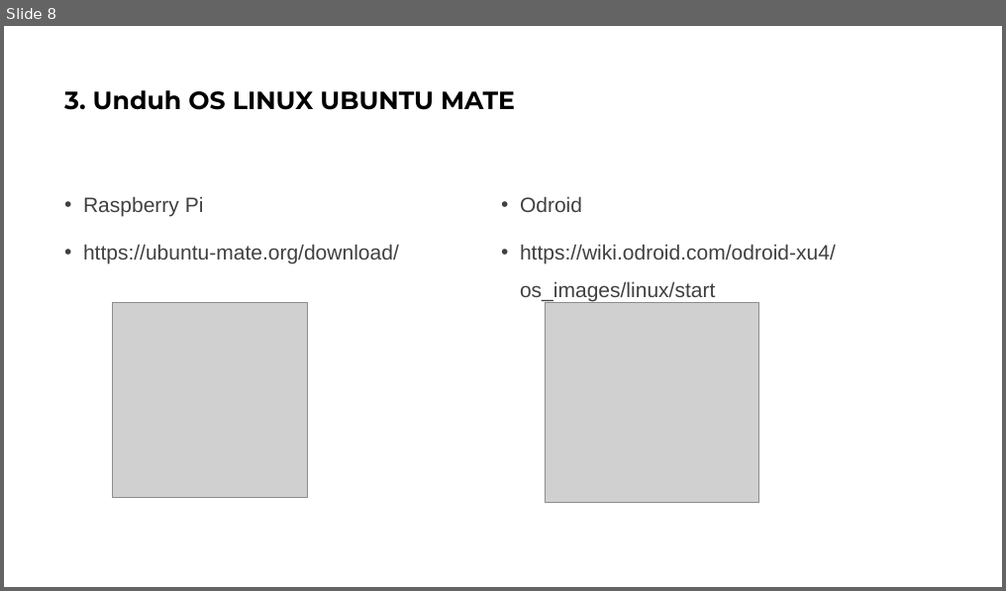
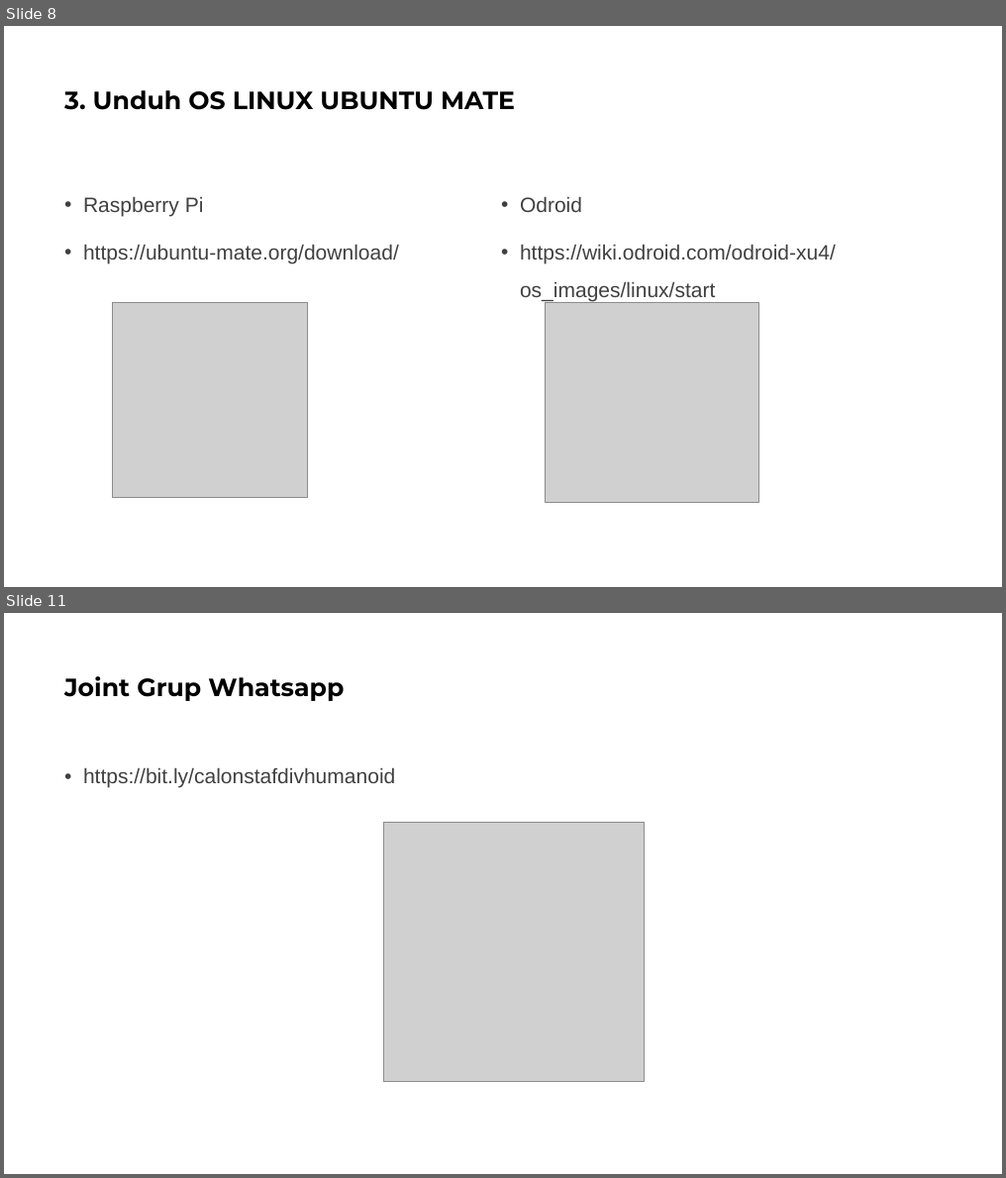
Before and after one commit to aditya22081998/Workshop_Robotics, a slide deck: Materi Workshop/Materi 2.pptx. Shown one above the other, each under a label of ours: slide 8 before the commit, slides 8 and 11 after it; the slides between them are not shown. The pictures are 1006x591 and 1006x1178 pixels, drawn with LibreOffice and Linux fonts; fonts in the diff are those of the drawing; grey boxes stand for pictures. Boxes give left, top, right and bottom in pixels: in the first picture for what was removed or moved away, otherwise in the second. Text is boxed around its words. In the diff, an @@ line names an element or a change of style, - is before the commit and + after.

```diff
--- a/Materi Workshop/Materi 2.pptx
+++ b/Materi Workshop/Materi 2.pptx
@@ slide 11 added at box(4, 613, 1002, 1174), background #FFFFFF @@
@@ title added at box(64, 676, 344, 701), 24 pt, text #000000, bold @@
+Joint Grup Whatsapp
@@ text added at box(83, 767, 395, 788), 20 pt, text #404040 @@
+• https://bit.ly/calonstafdivhumanoid
@@ picture added at box(384, 822, 645, 1081) @@
```
Also in this commit, not shown: 2 other slides added, 4 other files.
